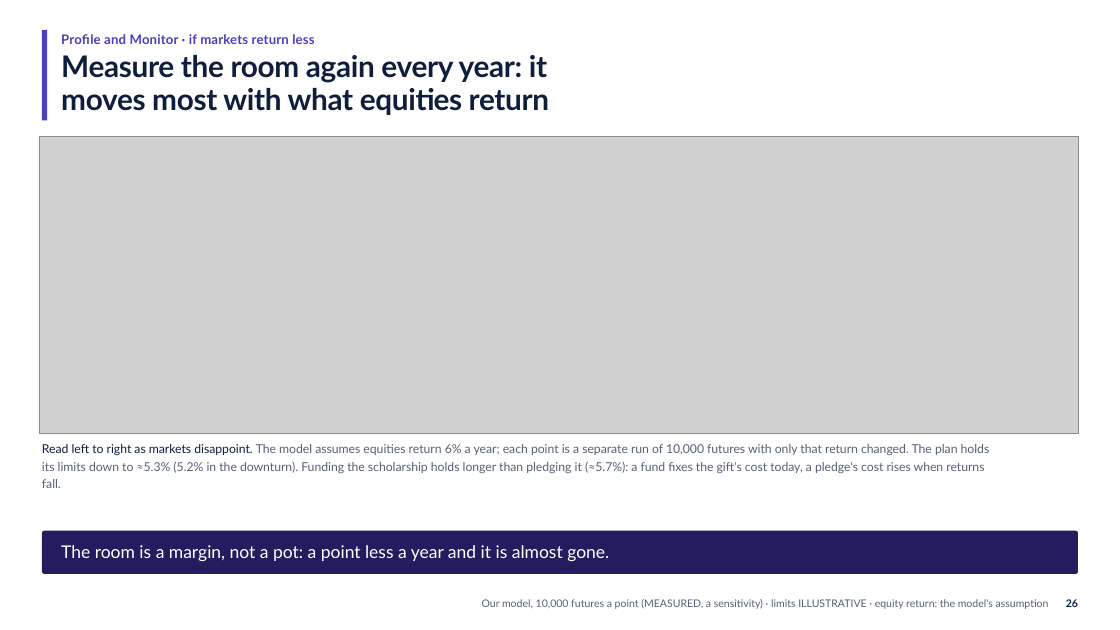
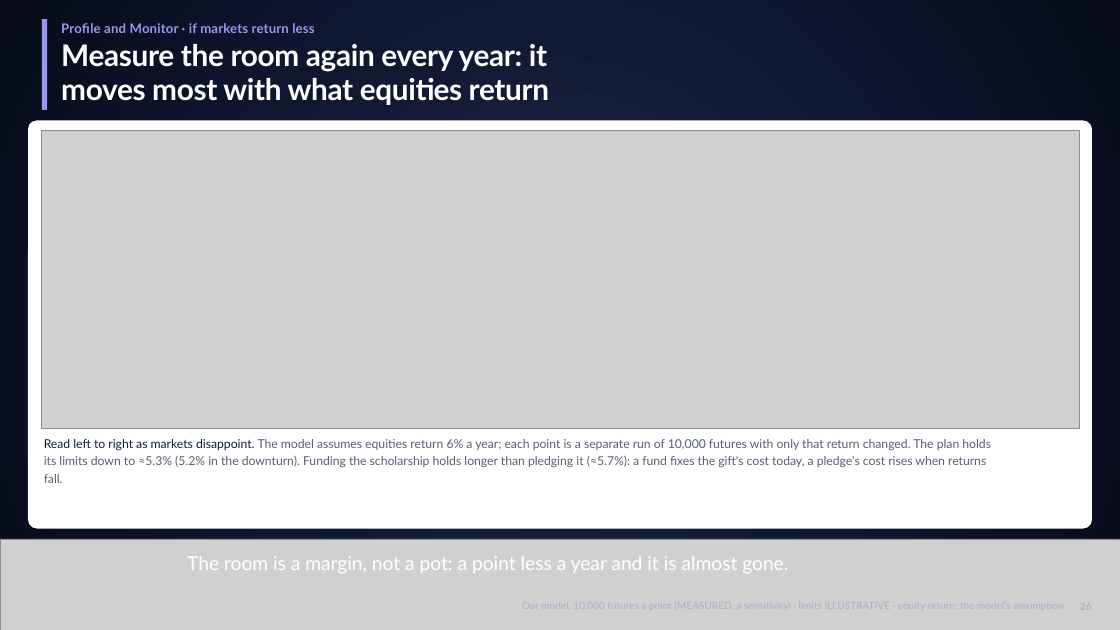
Before and after one commit to Peeradonn/finplan, a slide deck: slide 27 of Final/deck/Axis.pptx. Drawn at 1120x630 pixels with LibreOffice and Linux fonts; fonts in the diff are those of the drawing; grey boxes stand for pictures. Boxes give left, top, right and bottom in pixels: in the first picture for what was removed or moved away, otherwise in the second. Text is boxed around its words. In the diff, an @@ line names an element or a change of style, - is before the commit and + after.

```diff
--- a/Final/deck/Axis.pptx
+++ b/Final/deck/Axis.pptx
@@ background #FFFFFF to gradient #1C2846 to #0E1730 to #060B17 @@
@@ 2 texts, 1 rectangle: place and size @@
-2 texts, 1 rectangle at (42,29,549,120)
+2 texts, 1 rectangle at (42,19,549,110)
@@ rectangle at (42,19,47,110): fill #4A3FBF to #9C95F0 @@
@@ text "Profile and Monitor · if ..." at (61,23,314,33): text colour #4A3FBF to #9C95F0 @@
@@ text "Measure the room again every ..." at (61,44,549,105): text colour #0F1E3D to #FFFFFF @@
@@ rounded rectangle added at (28,120,1092,528), fill #FFFFFF @@
@@ picture: place and size @@
-picture at (39,136,1078,434)
+picture at (41,131,1080,429)
@@ text "Read left to right as ...": place and size @@
-text "Read left to right as ..." at (42,444,990,488)
+text "Read left to right as ..." at (44,439,991,483)
@@ picture added at (0,539,1120,630) @@
@@ rounded rectangle removed at (42,531,1078,575) @@
@@ text "The room is a margin, ...": place and size @@
-text "The room is a margin, ..." at (61,545,609,561)
+text "The room is a margin, ..." at (187,556,788,573)
@@ text "The room is a margin, ..." at (187,556,788,573): size 15 to 16.5 pt; line spacing 19.2pt to 20.6pt @@
@@ text removed at (482,599,1049,609) @@
-Our model, 10,000 futures a point (MEASURED, a sensitivity) · limits ILLUSTRATIVE · equity return: the model's assumption
@@ text removed at (1066,599,1078,607) @@
-26
```
Also in this commit, not shown: 25 other slides changed, 11 other files.
